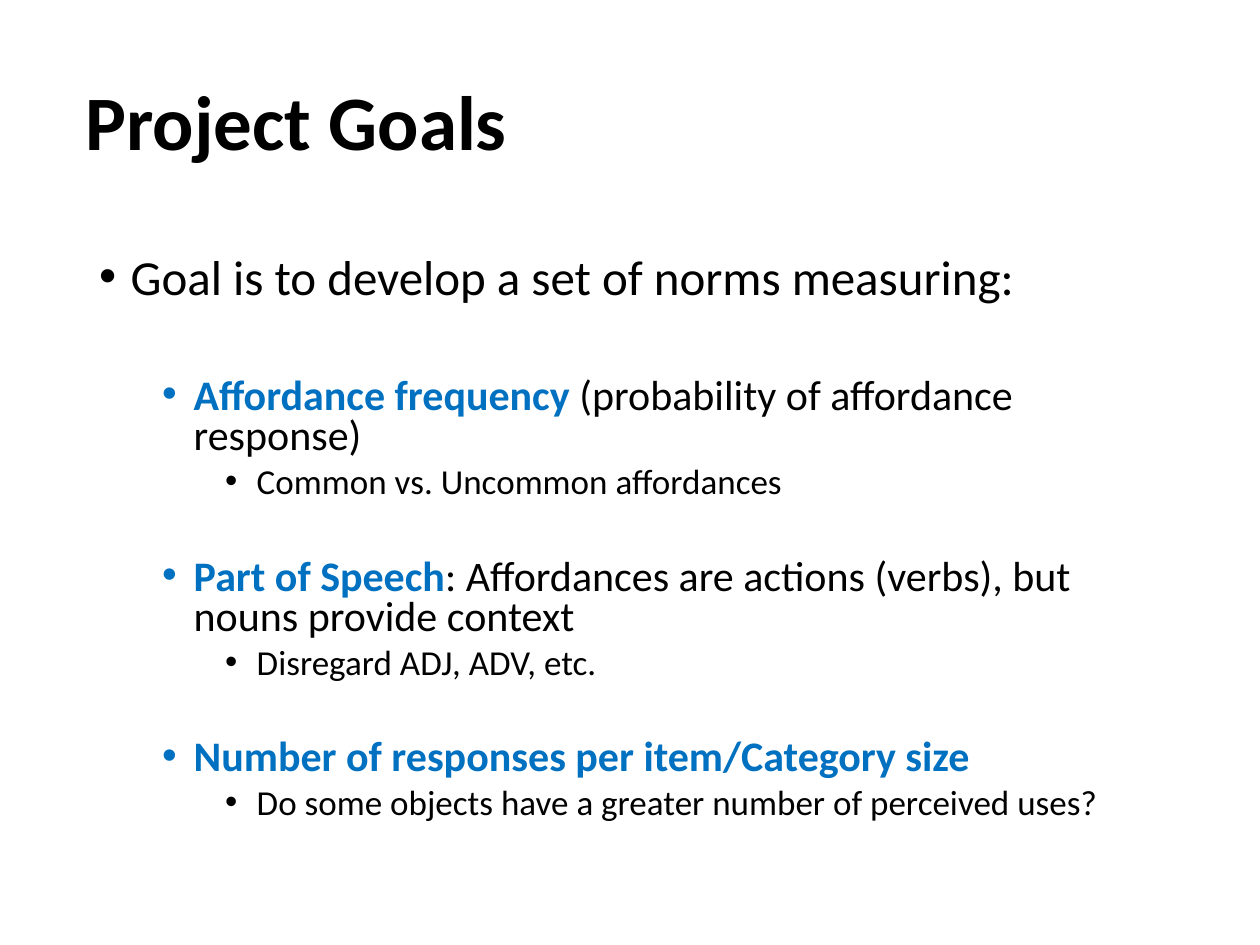
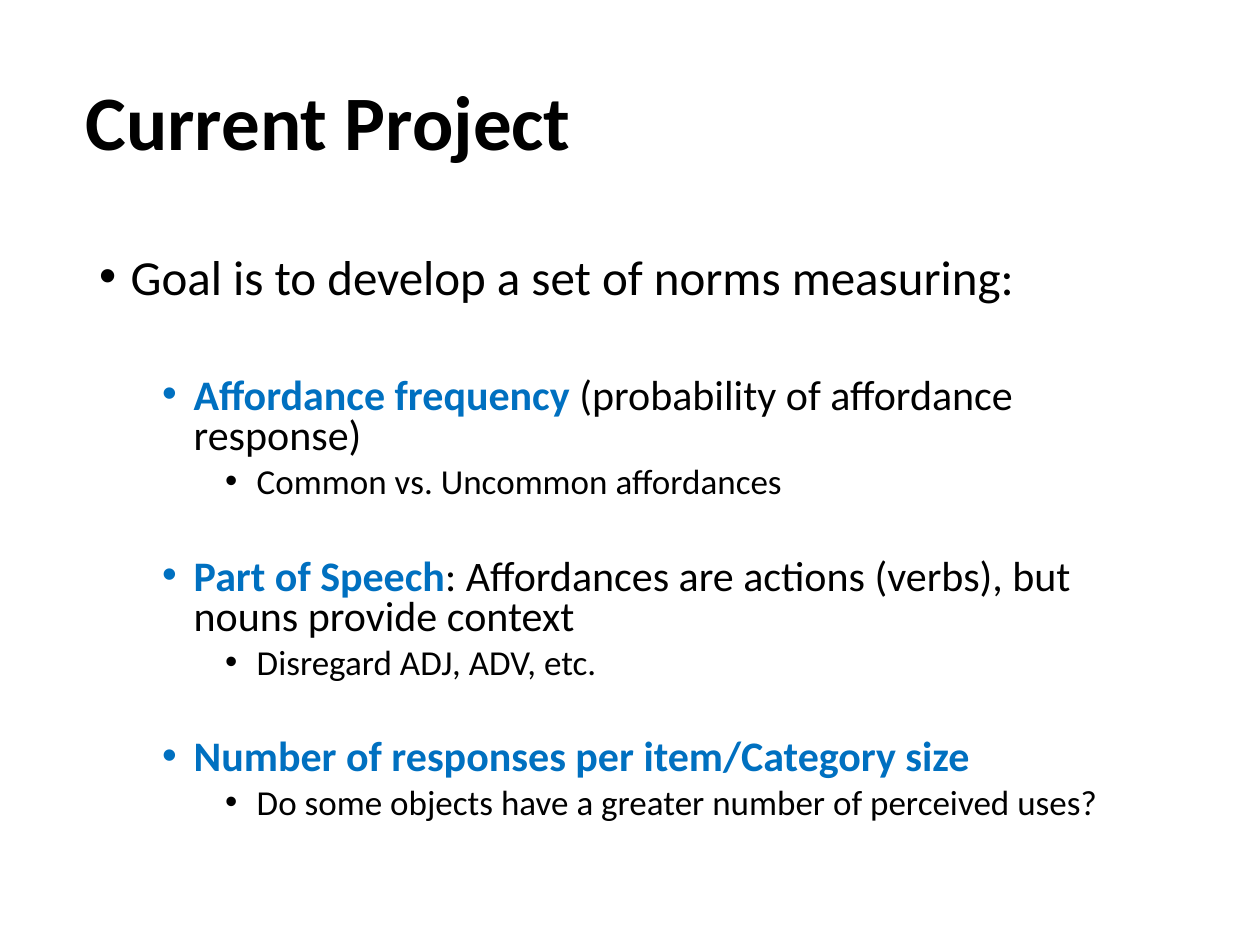
Before and after one commit to npm27/Affordance-Norms, a slide deck: slide 12 of 5 Presentations/UCONN 2022.pptx (slide 13 before the commit). Drawn at 1260x945 pixels with LibreOffice and Linux fonts; fonts in the diff are those of the drawing. Boxes give left, top, right and bottom in pixels: in the first picture for what was removed or moved away, otherwise in the second. Text is boxed around its words. In the diff, an @@ line names an element or a change of style, - is before the commit and + after.

```diff
--- a/5 Presentations/UCONN 2022.pptx
+++ b/5 Presentations/UCONN 2022.pptx
@@ title at [85, 96, 571, 163]: text changed @@
-Project Goals
+Current Project
```
Also in this commit, not shown: 3 other slides changed, 1 slide removed, 18 other files.
